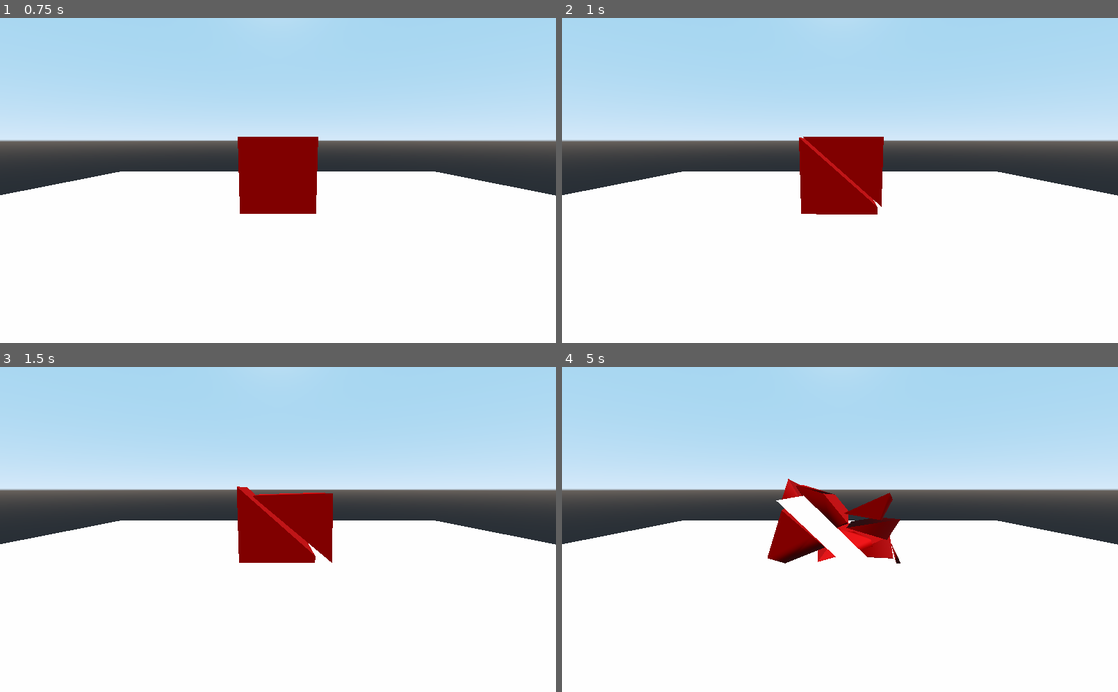
Above: before the commit, frames 1-4 (two rows, left to right).
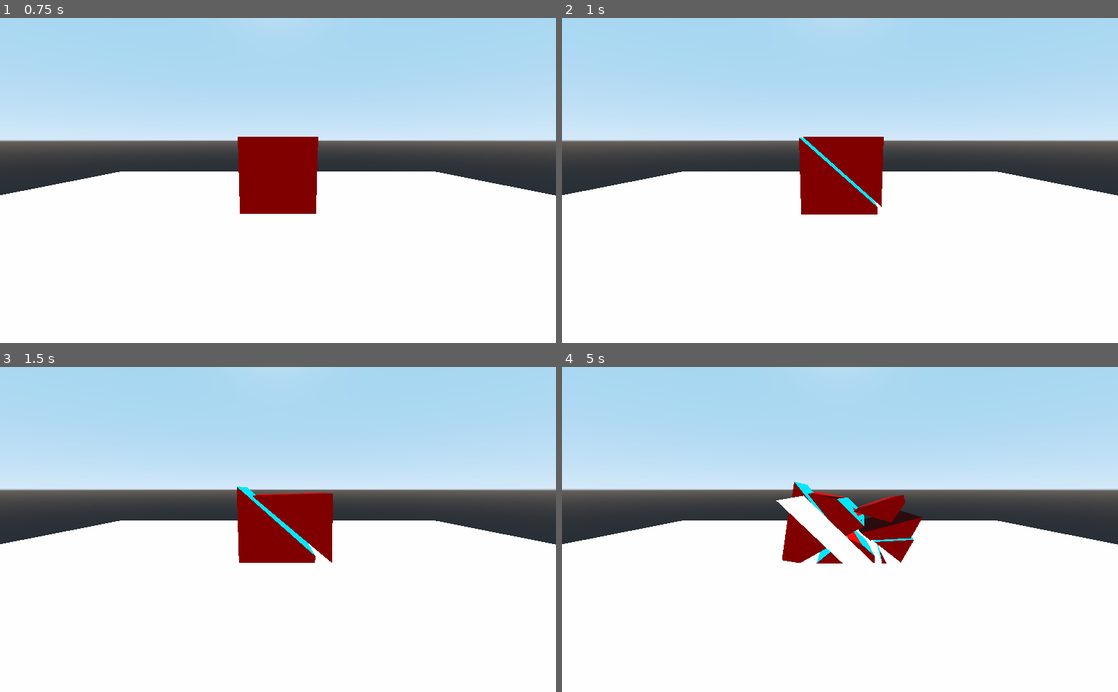
Above: after the commit, the same moments.

Repository: SYBIOTE/Godot-Mesh-slicer
Game: Godot game, scene res://demo/demo.tscn
The game is run twice, just before and just after one commit, with the same random seed, the same clock (stepped at 60 frames per second) and the same inputs. The project has no main scene, so this scene is started directly.
Inputs:
- Up to frame 1 (0.75 s): no input
- Up to frame 2 (1 s): no input
- Up to frame 3 (1.5 s): tap Enter at 1.25 s
- Up to frame 4 (5 s): no input

Frame 1 is identical in both runs. In frame 2, 0.2% of the frame differs, in the area x 42-58%, y 36-61%; in frame 3, 0.2%; in frame 4, 3.0%, in the area x 37-65%, y 34-61%.

Commit message:
added some comments

Diff:
--- a/demo/demo.tscn
+++ b/demo/demo.tscn
@@ -1,7 +1,12 @@
-[gd_scene load_steps=13 format=2]
+[gd_scene load_steps=14 format=2]
 
 [ext_resource path="res://slicer/sliceable_geo.gd" type="Script" id=1]
 [ext_resource path="res://demo/slicer.gd" type="Script" id=2]
+
+[sub_resource type="SpatialMaterial" id=10]
+flags_unshaded = true
+params_cull_mode = 2
+albedo_color = Color( 0, 0.909804, 1, 1 )
 
 [sub_resource type="SpatialMaterial" id=13]
 flags_vertex_lighting = true
@@ -90,6 +95,7 @@
 _cut_body_collision_layer = 1
 _cut_body_collision_mask = 1
 _cut_body_gravity_scale = 1.0
+_cross_section_material = SubResource( 10 )
 
 [node name="MeshInstance" type="MeshInstance" parent="sliceable"]
 mesh = SubResource( 12 )
--- a/slicer/slice_calc.gd
+++ b/slicer/slice_calc.gd
@@ -37,7 +37,7 @@
 var _origin:Vector3
 var _scale:Vector3
 
-func _init(plane:Plane , mesh:MeshInstance, cross_section_material:Material= null ,isSolid:bool = true, createReverseTriangleWindings:bool = false,shareVertices:bool = false, smoothVertices:bool =false):
+func _init(plane:Plane , mesh:MeshInstance,isSolid:bool = true, cross_section_material:Material= null , createReverseTriangleWindings:bool = false,shareVertices:bool = false, smoothVertices:bool =false):
 	if cross_section_material != null:
 		_cross_section_material = true
 		_isSolid = true
--- a/slicer/sliceable_geo.gd
+++ b/slicer/sliceable_geo.gd
@@ -71,14 +71,14 @@
 #	rigid_body_half.apply_central_impulse(_sign*cutplane.normal*5)
 func cut_object(cutplane:Plane):
 	#  there are a lot of parameters for the constructor
-	#  cutplane:
-	#  _mesh
-	#
-	#
-	#
-	#
-	#
-	var slices = slice_calculator.new(cutplane,_mesh,_cross_section_material,true)
+	#  cutplane = plane to cut mesh with , in global space
+	#  mesh =  the mesh you want to cut
+	#  is solid = if you want a surface for cross section
+	#  cross_section_material = cross section material you want for the cut pieces , overides is_solid to be true
+	#  createReverseTriangleWindings
+	#  shareVertices
+	#  smoothVertices
+	var slices = slice_calculator.new(cutplane,_mesh,true,_cross_section_material)
 #	print("+ve mesh is ",slices.negative_mesh())
 #	print("-ve mesh is ",slices.positive_mesh())
 	_create_cut_body(-1,slices.negative_mesh(),cutplane);
